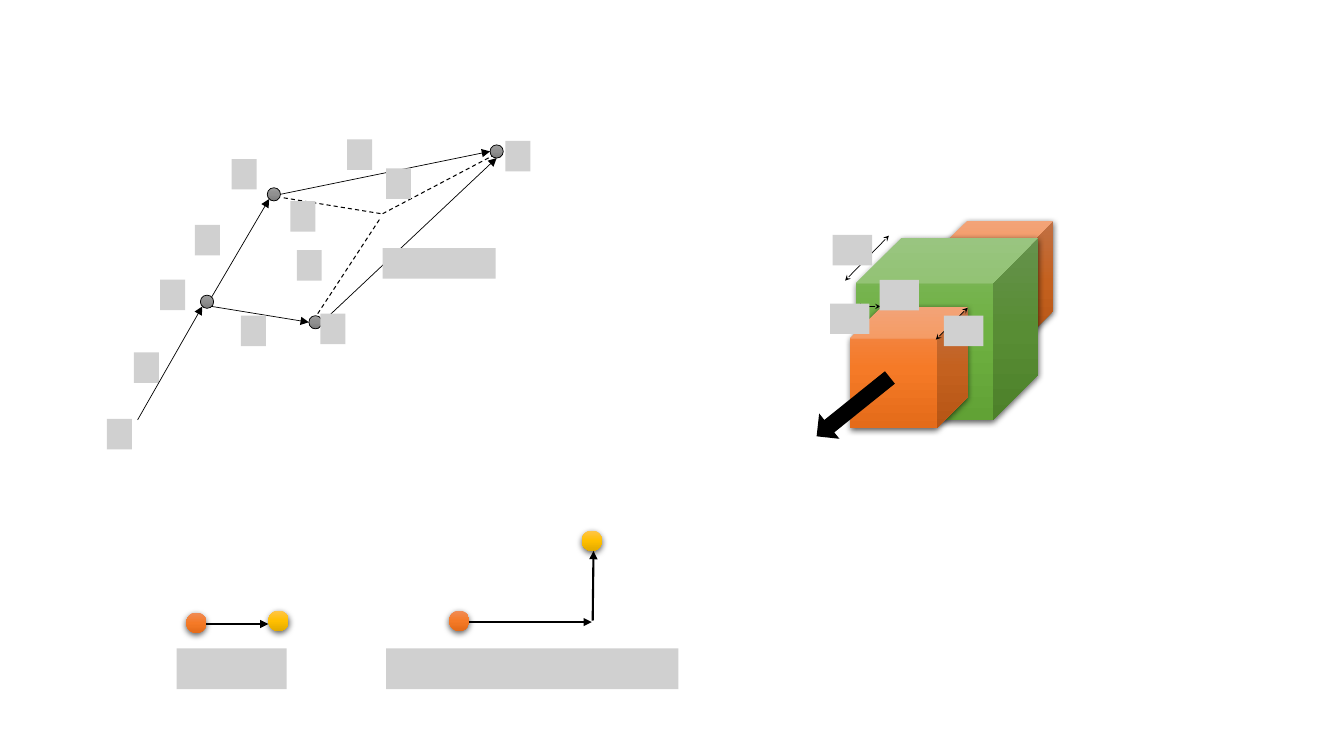
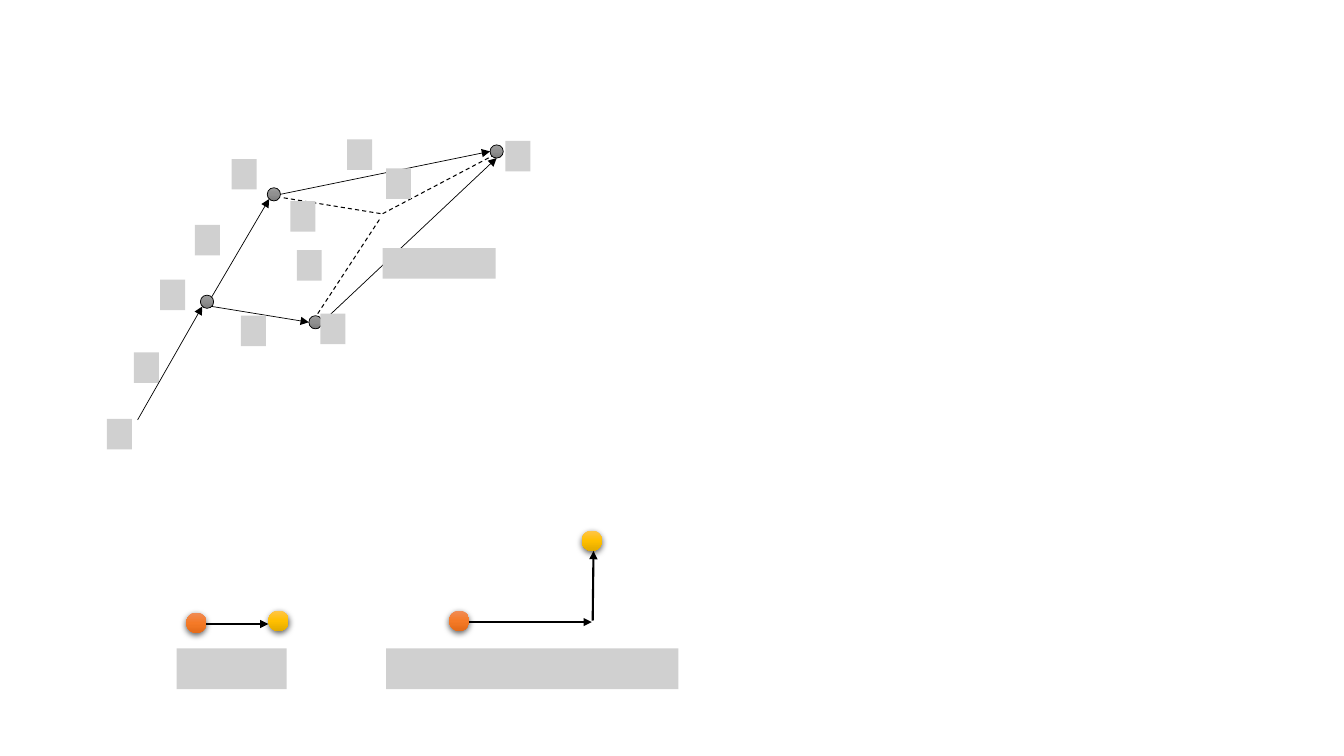
Before and after one commit to gravmath/BlogWyrm, a slide deck: slide 2 of Pictures/Blogwyrm_art_10(Oct)_2018.pptx. Drawn at 1344x756 pixels with LibreOffice and Linux fonts; fonts in the diff are those of the drawing; grey boxes stand for pictures. Boxes give left, top, right and bottom in pixels: in the first picture for what was removed or moved away, otherwise in the second. Text is boxed around its words. In the diff, an @@ line names an element or a change of style, - is before the commit and + after.

```diff
--- a/Pictures/Blogwyrm_art_10(Oct)_2018.pptx
+++ b/Pictures/Blogwyrm_art_10(Oct)_2018.pptx
@@ picture removed at (x1=833, y1=235, x2=872, y2=265) @@
@@ double arrow removed from (889, 236) to (845, 280) @@
@@ cube removed at (x1=857, y1=238, x2=1040, y2=420) @@
@@ cube removed at (x1=936, y1=221, x2=1053, y2=342) @@
@@ picture removed at (x1=880, y1=280, x2=920, y2=311) @@
@@ picture removed at (x1=830, y1=303, x2=869, y2=334) @@
@@ cube removed at (x1=851, y1=308, x2=968, y2=429) @@
@@ double arrow removed from (881, 307) to (856, 307) @@
@@ double arrow removed from (968, 308) to (936, 340) @@
@@ picture removed at (x1=945, y1=316, x2=984, y2=346) @@
@@ right arrow removed at (x1=809, y1=366, x2=899, y2=447) @@
```
Also in this commit, not shown: 12 other files.
